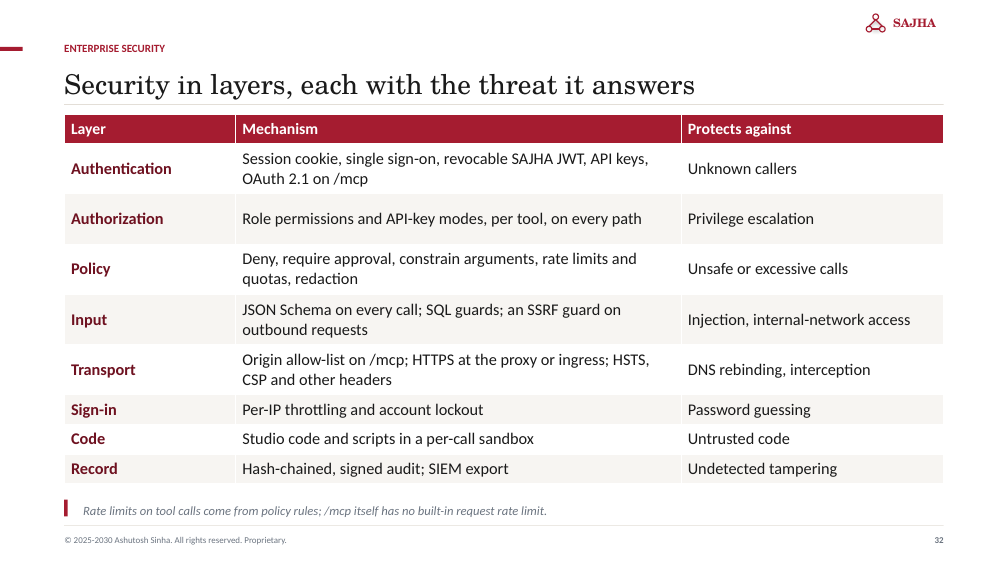
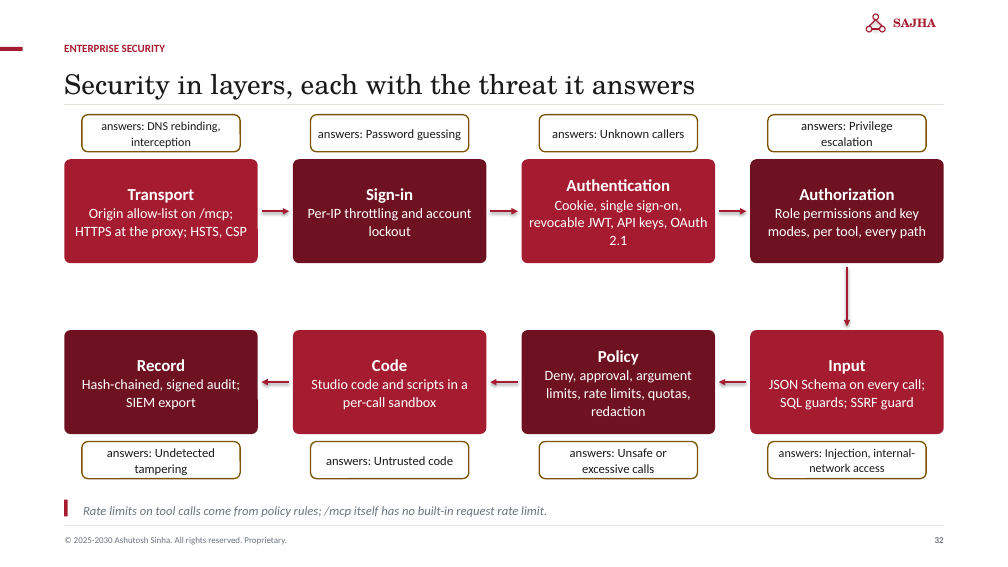
Before and after one commit to ajsinha/sajhamcpserver, a slide deck: slide 32 of docs/publications/SAJHA-MCP-Server.pptx. Drawn at 1008x567 pixels with LibreOffice and Linux fonts; fonts in the diff are those of the drawing. Boxes give left, top, right and bottom in pixels: in the first picture for what was removed or moved away, otherwise in the second. Text is boxed around its words. In the diff, an @@ line names an element or a change of style, - is before the commit and + after.

```diff
--- a/docs/publications/SAJHA-MCP-Server.pptx
+++ b/docs/publications/SAJHA-MCP-Server.pptx
@@ table removed at (64, 115, 944, 484), 9 rows, 3 columns @@
-Layer | Mechanism | Protects against
-Authentication | Session cookie, single sign-on, revocable SAJHA JWT, API keys, OAuth 2.1 on /mcp | Unknown callers
-Authorization | Role permissions and API-key modes, per tool, on every path | Privilege escalation
-Policy | Deny, require approval, constrain arguments, rate limits and quotas, redaction | Unsafe or excessive calls
-Input | JSON Schema on every call; SQL guards; an SSRF guard on outbound requests | Injection, internal-network access
-Transport | Origin allow-list on /mcp; HTTPS at the proxy or ingress; HSTS, CSP and other headers | DNS rebinding, interception
-Sign-in | Per-IP throttling and account lockout | Password guessing
-Code | Studio code and scripts in a per-call sandbox | Untrusted code
-Record | Hash-chained, signed audit; SIEM export | Undetected tampering
@@ rounded rectangle added at (82, 115, 240, 152), fill #FFFFFF, outline #7A5200 1.25 pt, 11.5 pt, text #1A1A1A @@
+answers: DNS rebinding, interception
@@ rounded rectangle added at (311, 115, 469, 152), fill #FFFFFF, outline #7A5200 1.25 pt, 12 pt, text #1A1A1A @@
+answers: Password guessing
@@ rounded rectangle added at (539, 115, 697, 152), fill #FFFFFF, outline #7A5200 1.25 pt, 12 pt, text #1A1A1A @@
+answers: Unknown callers
@@ rounded rectangle added at (768, 115, 926, 152), fill #FFFFFF, outline #7A5200 1.25 pt, 12 pt, text #1A1A1A @@
+answers: Privilege escalation
@@ rounded rectangle added at (64, 160, 258, 264), fill #A51C30, 13.5 pt, text #FFFFFF @@
+Transport
+Origin allow-list on /mcp; HTTPS at the proxy; HSTS, CSP
@@ rounded rectangle added at (293, 160, 486, 264), fill #6E1120, 13.5 pt, text #FFFFFF @@
+Sign-in
+Per-IP throttling and account lockout
@@ rounded rectangle added at (522, 160, 715, 264), fill #A51C30, 13.5 pt, text #FFFFFF @@
+Authentication
+Cookie, single sign-on, revocable JWT, API keys, OAuth 2.1
@@ rounded rectangle added at (750, 160, 944, 264), fill #6E1120, 13.5 pt, text #FFFFFF @@
+Authorization
+Role permissions and key modes, per tool, every path
@@ arrow added from (262, 211) to (289, 211), #A51C30 2 pt @@
@@ arrow added from (490, 211) to (518, 211), #A51C30 2 pt @@
@@ arrow added from (719, 211) to (746, 211), #A51C30 2 pt @@
@@ arrow added from (847, 267) to (847, 327), #A51C30 2 pt @@
@@ rounded rectangle added at (64, 330, 258, 435), fill #6E1120, 13.5 pt, text #FFFFFF @@
+Record
+Hash-chained, signed audit; SIEM export
@@ rounded rectangle added at (293, 330, 486, 435), fill #A51C30, 13.5 pt, text #FFFFFF @@
+Code
+Studio code and scripts in a per-call sandbox
@@ rounded rectangle added at (522, 330, 715, 435), fill #6E1120, 13.5 pt, text #FFFFFF @@
+Policy
+Deny, approval, argument limits, rate limits, quotas, redaction
@@ rounded rectangle added at (750, 330, 944, 435), fill #A51C30, 13.5 pt, text #FFFFFF @@
+Input
+JSON Schema on every call; SQL guards; SSRF guard
@@ arrow added from (289, 382) to (262, 382), #A51C30 2 pt @@
@@ arrow added from (518, 382) to (490, 382), #A51C30 2 pt @@
@@ arrow added from (746, 382) to (719, 382), #A51C30 2 pt @@
@@ rounded rectangle added at (82, 442, 240, 479), fill #FFFFFF, outline #7A5200 1.25 pt, 12 pt, text #1A1A1A @@
+answers: Undetected tampering
@@ rounded rectangle added at (311, 442, 469, 479), fill #FFFFFF, outline #7A5200 1.25 pt, 12 pt, text #1A1A1A @@
+answers: Untrusted code
@@ rounded rectangle added at (539, 442, 697, 479), fill #FFFFFF, outline #7A5200 1.25 pt, 12 pt, text #1A1A1A @@
+answers: Unsafe or excessive calls
@@ rounded rectangle added at (768, 442, 926, 479), fill #FFFFFF, outline #7A5200 1.25 pt, 11.5 pt, text #1A1A1A @@
+answers: Injection, internal-network access
```
Also in this commit, not shown: 34 other slides changed, 9 other files.
